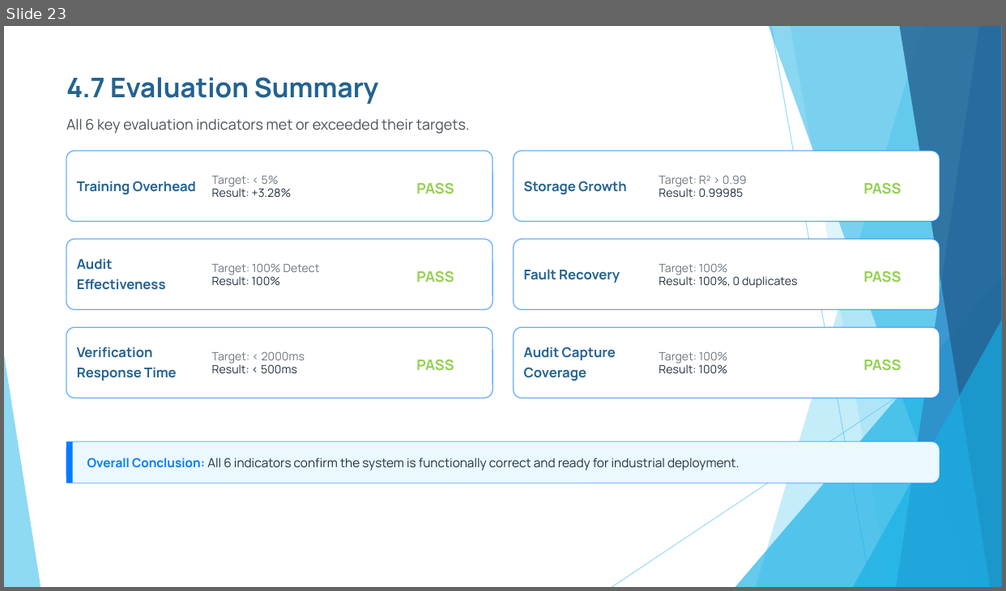
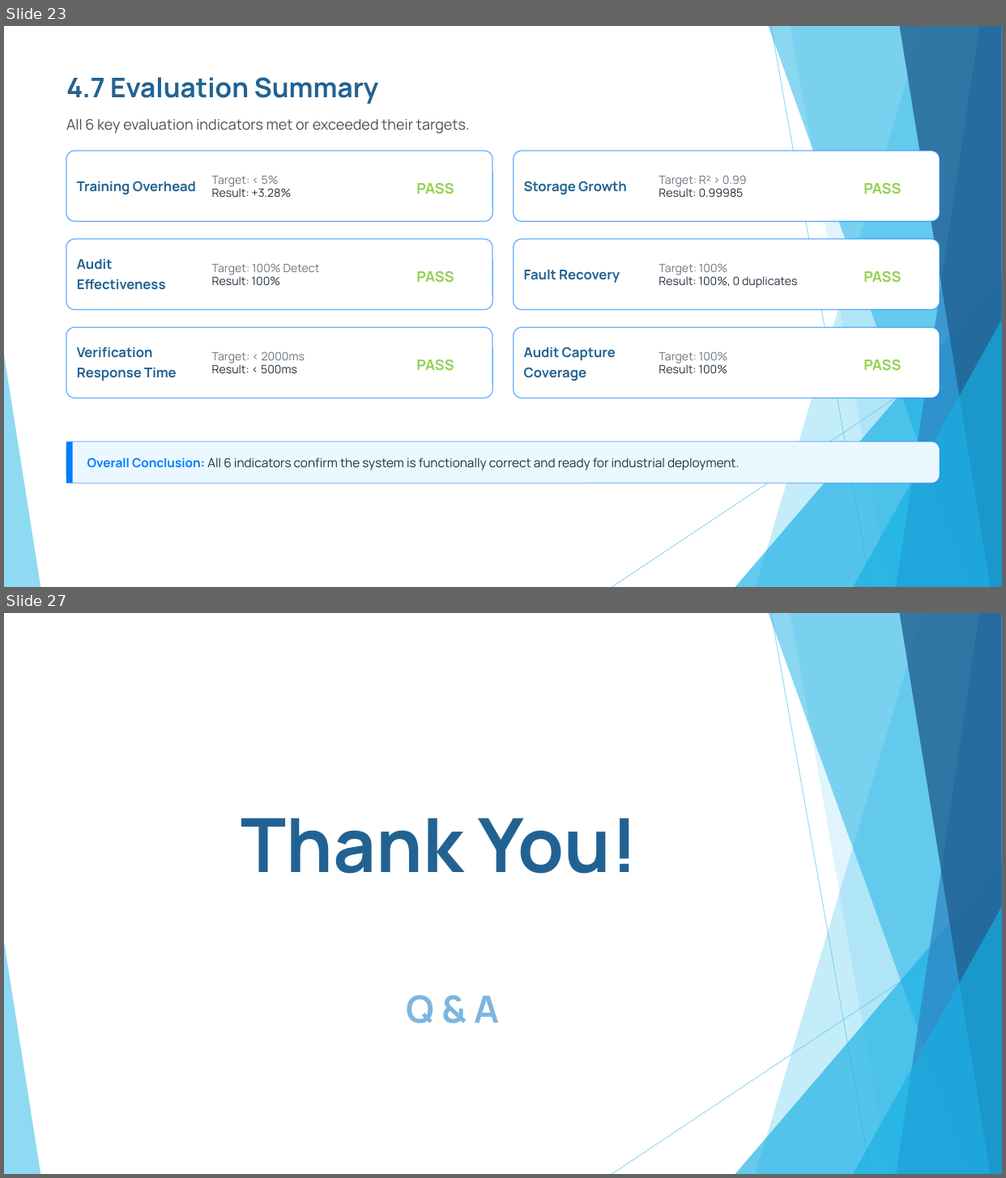
Before and after one commit to xinyuanhu1066/capstone-project, a slide deck: docs/Assessment_3_Presentation.pptx. Shown one above the other, each under a label of ours: slide 23 before the commit, slides 23 and 27 after it; the slides between them are not shown. The pictures are 1006x591 and 1006x1178 pixels, drawn with LibreOffice and Linux fonts; fonts in the diff are those of the drawing. Boxes give left, top, right and bottom in pixels: in the first picture for what was removed or moved away, otherwise in the second. Text is boxed around its words. In the diff, an @@ line names an element or a change of style, - is before the commit and + after.

```diff
--- a/docs/Assessment_3_Presentation.pptx
+++ b/docs/Assessment_3_Presentation.pptx
@@ slide 27 added at <box>4,613,1002,1174</box>, background #FFFFFF; not listed: 10 template elements that a slide beside it also shows @@
@@ text added at <box>241,818,637,874</box>, 72 pt, text #226292, bold @@
+Thank You!
@@ text added at <box>406,995,499,1024</box>, 36 pt, text #7CB5E0, bold @@
+Q & A
```
Also in this commit, not shown: 3 other slides added.
